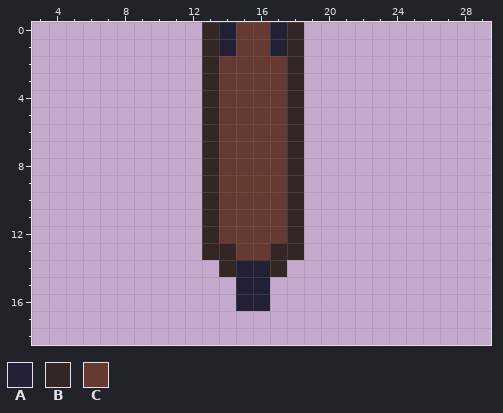
Pixel-art file: assets/connector.aseprite. Above is the file before it was changed.
32x32 pixels, 1 frame. Shown: x 3..29, y 0..18.
Palette (. is transparent): A #222034  B #332624  C #663931
Pixels before, first column x 13:
 0 BACCAB
 1 BACCAB
 2 BCCCCB
 3 BCCCCB
 4 BCCCCB
 5 BCCCCB
 6 BCCCCB
 7 BCCCCB
 8 BCCCCB
 9 BCCCCB
10 BCCCCB
11 BCCCCB
12 BCCCCB
13 BBCCBB
14 .BAAB.
15 ..AA..
16 ..AA..
After the commit:
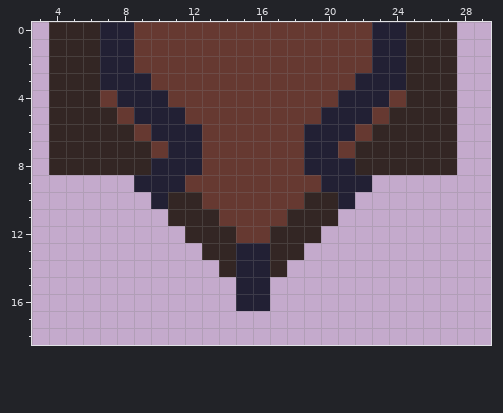
Difference:
Changed rows in their new state; - is an unchanged pixel.
first column x 4:
 0 BBBAACCCCCC--CCCCCCAABBB
 1 BBBAACCCCCC--CCCCCCAABBB
 2 BBBAACCCCC----CCCCCAABBB
 3 BBBAAACCCC----CCCCAAABBB
 4 BBBCAAACCC----CCCAAACBBB
 5 BBBBCAAACC----CCAAACBBBB
 6 BBBBBCAAAC----CAAACBBBBB
 7 BBBBBBCAAC----CAACBBBBBB
 8 BBBBBBAAAC----CAAABBBBBB
 9 -----AAACC----CCAAA-----
10 ------ABBC----CBBA------
11 -------BB------BB-------
12 --------B-B--B-B--------
13 -----------AA-----------
